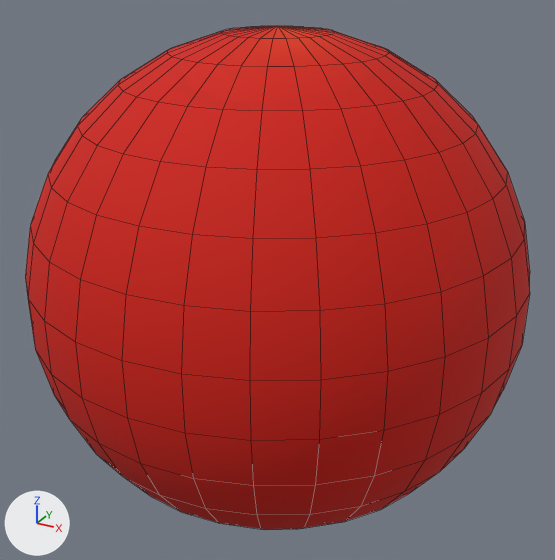
Before and after pictures for a commit that changed the FBX model Game/Assets/modelData/Bulet.FBX.
One viewpoint serves both versions: a 50 mm lens placed at (0.95, -1.747, 0.866), pointed at (-0.003, -0.015, 0.0). Arrows for +X, +Y and +Z are at lower left; the lights stay in place. Mesh edges are drawn as thin lines.
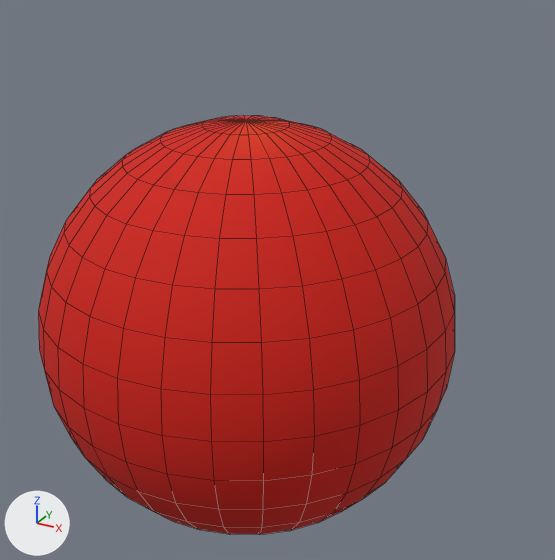
Pixel boxes [x1, y1, x2, y2] of what changed, in the pictures (555 x 560 px):
'Sphere001', reshaped, moved, rescaled (17% narrower, 17% shorter)
    before: [25, 26, 530, 529]
    after: [38, 116, 455, 534]

The edits, one by one:
me_mesh is used by ob_sphere001; location (-0.008, -0.002, 0.0); scale (0.0115, 0.0115, 0.0115).
me_mesh had 422 vertices, 450 faces and spanned x -58.3..58.3, y -58.6..58.6, z -58.9..58.9.
me_mesh now has 482 vertices, 512 faces and spans x -36.6..36.6, y -36.6..36.6, z -36.6..36.6.
me_mesh part 1: 422 vertices removed from x -58.3..58.3, y -58.6..58.6, z -58.9..58.9; 482 vertices added at x -36.6..36.6, y -36.6..36.6, z -36.6..36.6, forming a UV sphere (32 segments, 16 rings, poles along z).
Object 'Sphere001' (ob_sphere001) moves from (-0.008, -0.002, 0.0) to (-0.006, -0.167, -0.066).
Object 'Sphere001' (ob_sphere001) is rescaled from (0.0115, 0.0115, 0.0115) to (0.0148, 0.0148, 0.0148).
